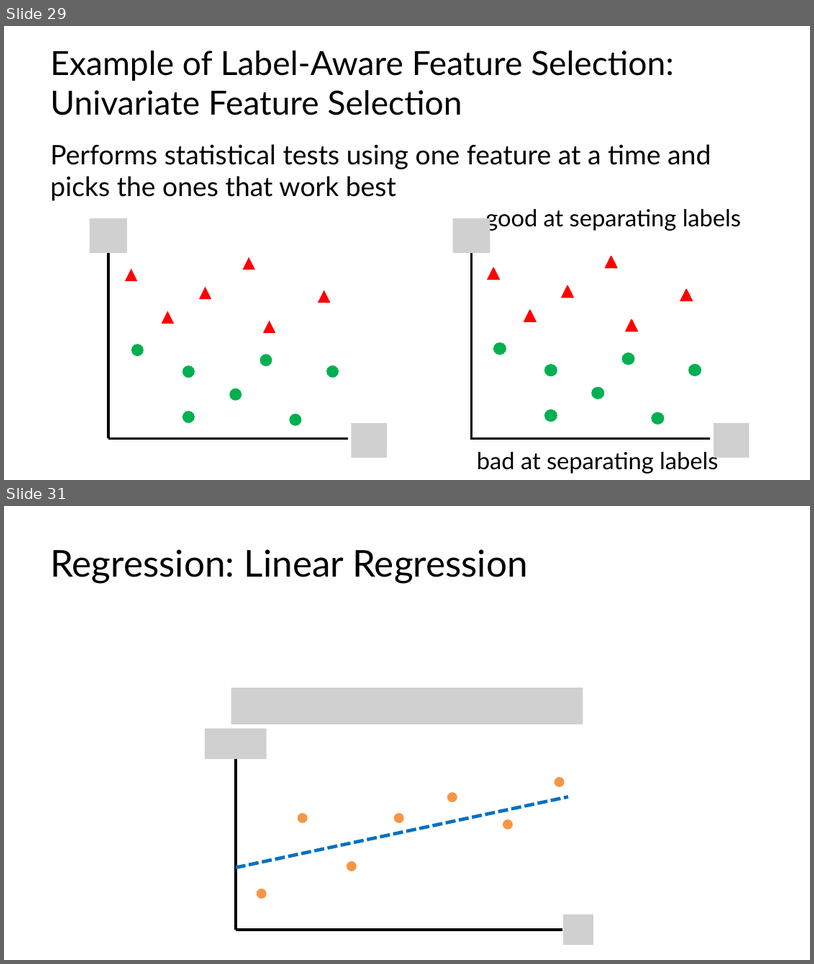
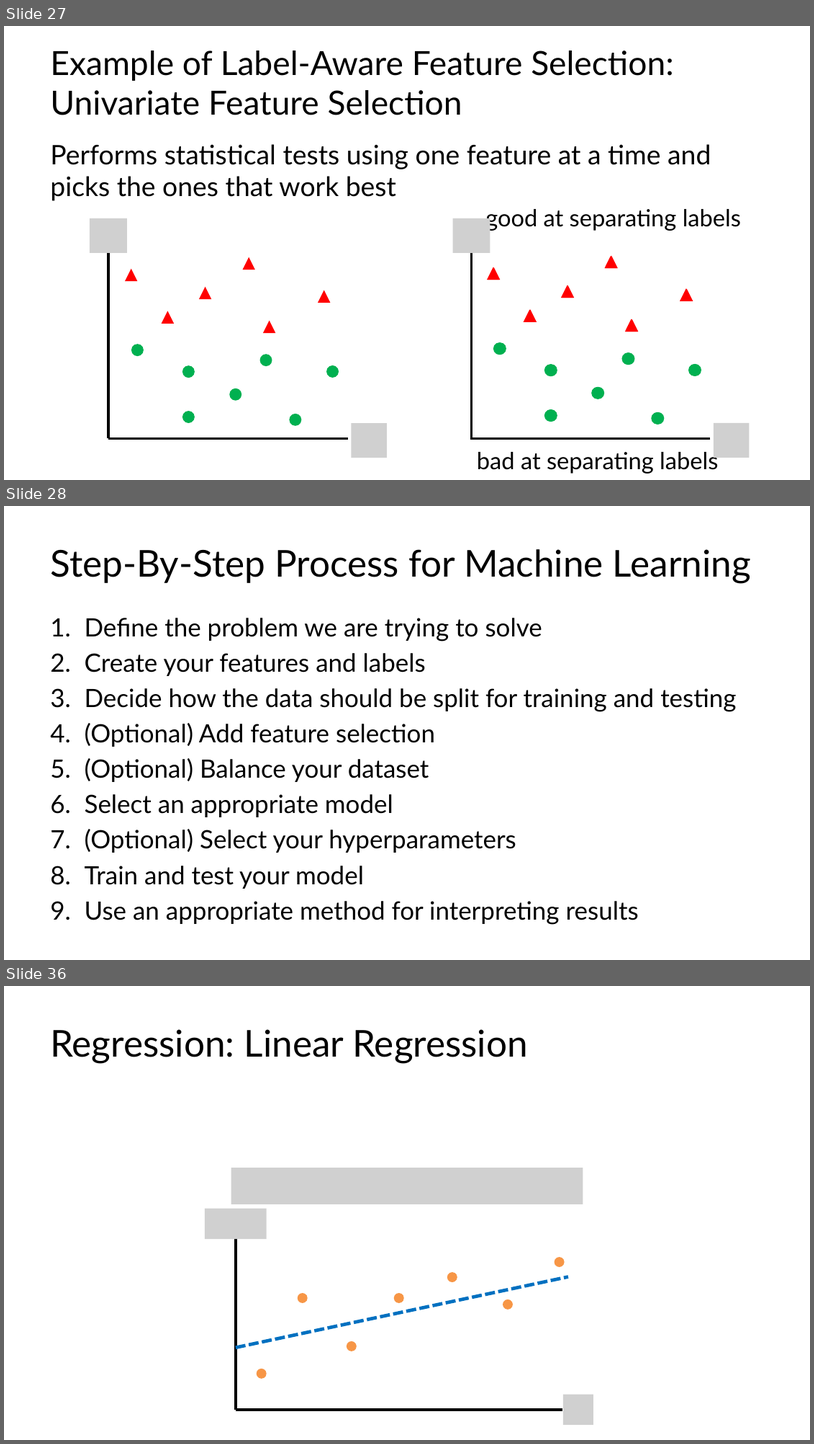
Before and after one commit to C4M-UofT/C4M-UofT.github.io, a slide deck: lectures/winter/6_ml_workflow/MachineLearning_tutorial.pptx. Shown one above the other, each under a label of ours: slides 29 and 31 before the commit, slides 27, 28 and 36 after it; the slides between them are not shown. The pictures are 814x964 and 814x1444 pixels, drawn with LibreOffice and Linux fonts; fonts in the diff are those of the drawing; grey boxes stand for pictures. Boxes give left, top, right and bottom in pixels: in the first picture for what was removed or moved away, otherwise in the second. Text is boxed around its words. In the diff, an @@ line names an element or a change of style, - is before the commit and + after.

```diff
--- a/lectures/winter/6_ml_workflow/MachineLearning_tutorial.pptx
+++ b/lectures/winter/6_ml_workflow/MachineLearning_tutorial.pptx
@@ slide 28 added at bbox=[4, 506, 810, 960], background #FFFFFF @@
@@ title added at bbox=[50, 549, 751, 584], 44 pt, text #000000 @@
+Step-By-Step Process for Machine Learning
@@ text added at bbox=[85, 618, 736, 924], 30 pt, text #000000 @@
+1. Define the problem we are trying to solve
+2. Create your features and labels
+3. Decide how the data should be split for training and testing
+4. (Optional) Add feature selection
+5. (Optional) Balance your dataset
+6. Select an appropriate model
+7. (Optional) Select your hyperparameters
+8. Train and test your model
+9. Use an appropriate method for interpreting results
@@ what was slide 29 is now slide 27 @@
@@ what was slide 31 is now slide 36 @@
```
Also in this commit, not shown: 17 slides changed, 8 other slides added, 5 slides removed, 8 other files.
